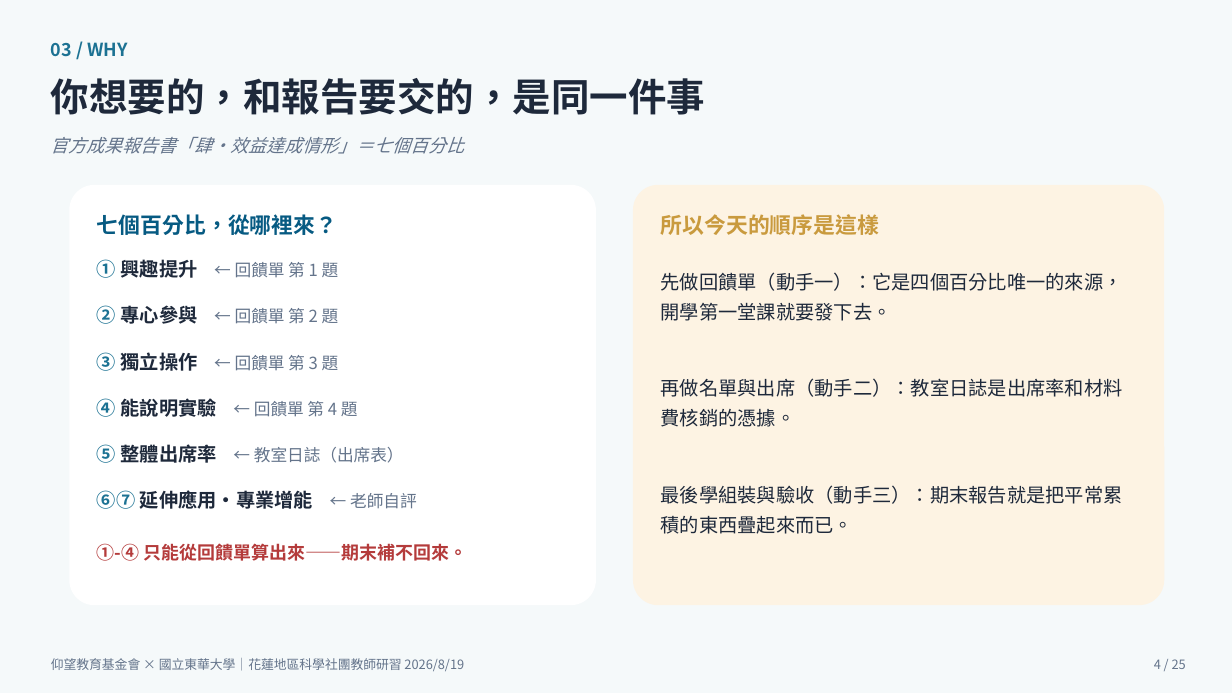
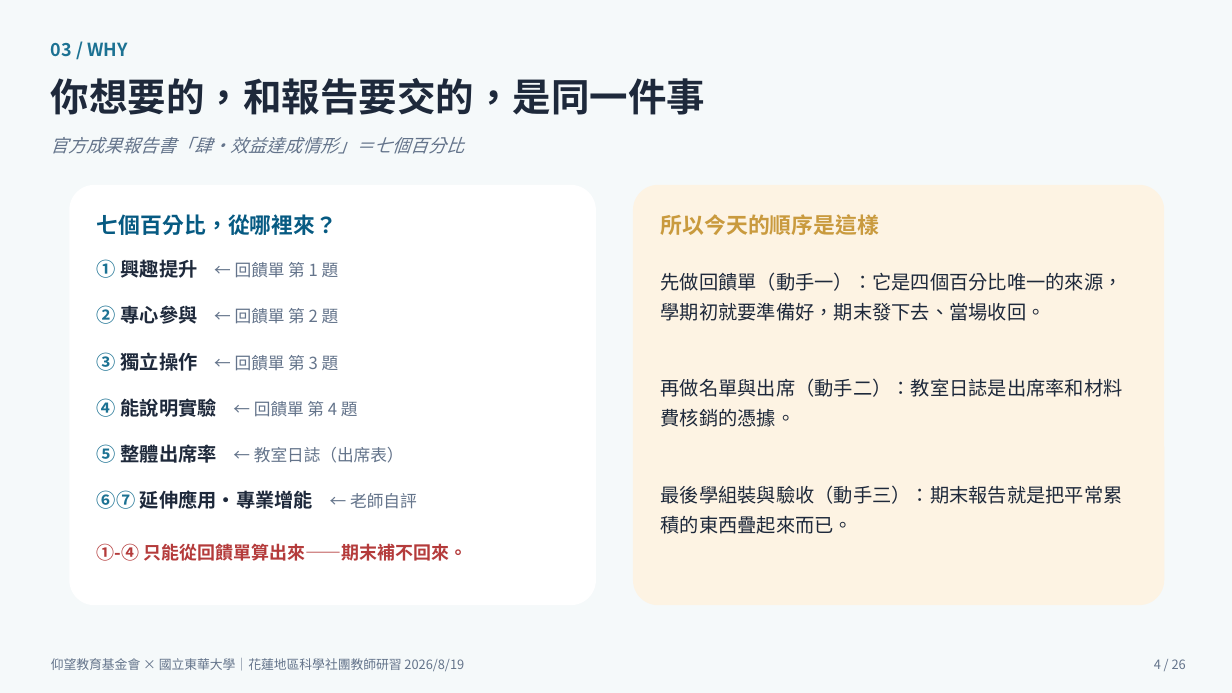
Before and after one commit to cwstedctw/sci-club-toolkit, a slide deck: slide 4 of part2-豐兆/20260819仰望研習主講_從零打造社團管理系統_游豐兆.pptx. Drawn at 1232x693 pixels with LibreOffice and Linux fonts; fonts in the diff are those of the drawing. Boxes give left, top, right and bottom in pixels: in the first picture for what was removed or moved away, otherwise in the second. Text is boxed around its words. In the diff, an @@ line names an element or a change of style, - is before the commit and + after.

```diff
--- a/part2-豐兆/20260819仰望研習主講_從零打造社團管理系統_游豐兆.pptx
+++ b/part2-豐兆/20260819仰望研習主講_從零打造社團管理系統_游豐兆.pptx
@@ text at box(661, 272, 1123, 321): text changed @@
-先做回饋單（動手一）：它是四個百分比唯一的來源，開學第一堂課就要發下去。
+先做回饋單（動手一）：它是四個百分比唯一的來源，學期初就要準備好，期末發下去、當場收回。
@@ text at box(1154, 659, 1186, 669): text changed @@
-4 / 25
+4 / 26
```
Also in this commit, not shown: 22 other slides changed, 1 slide added, 3 other files.
